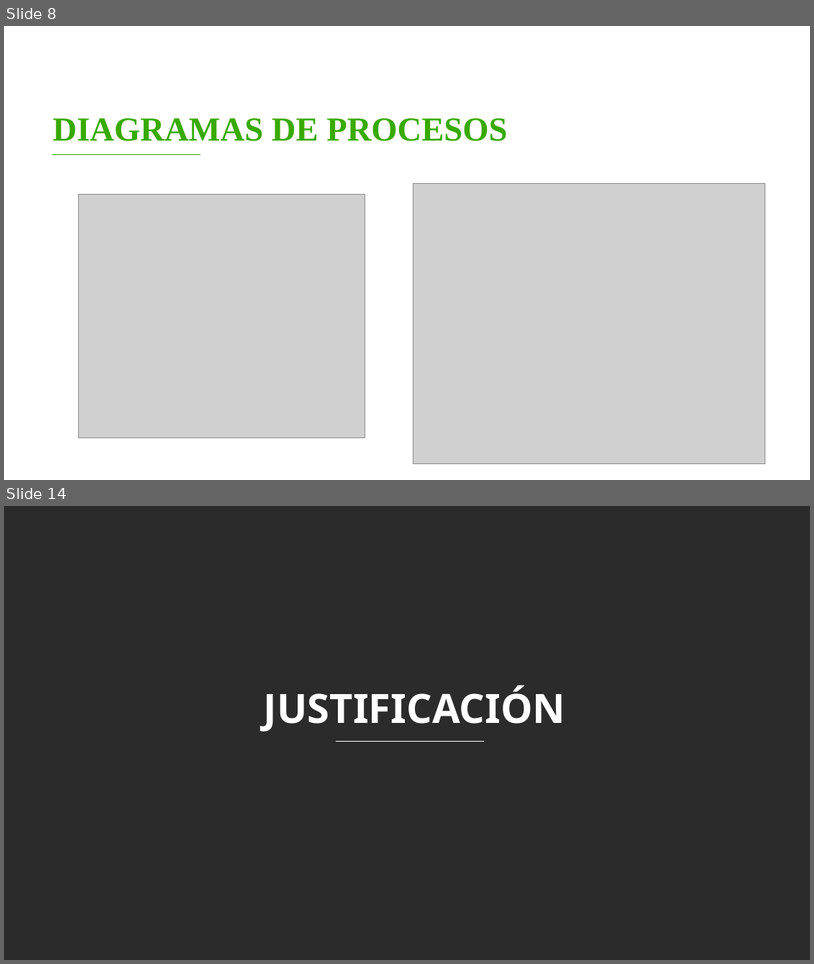
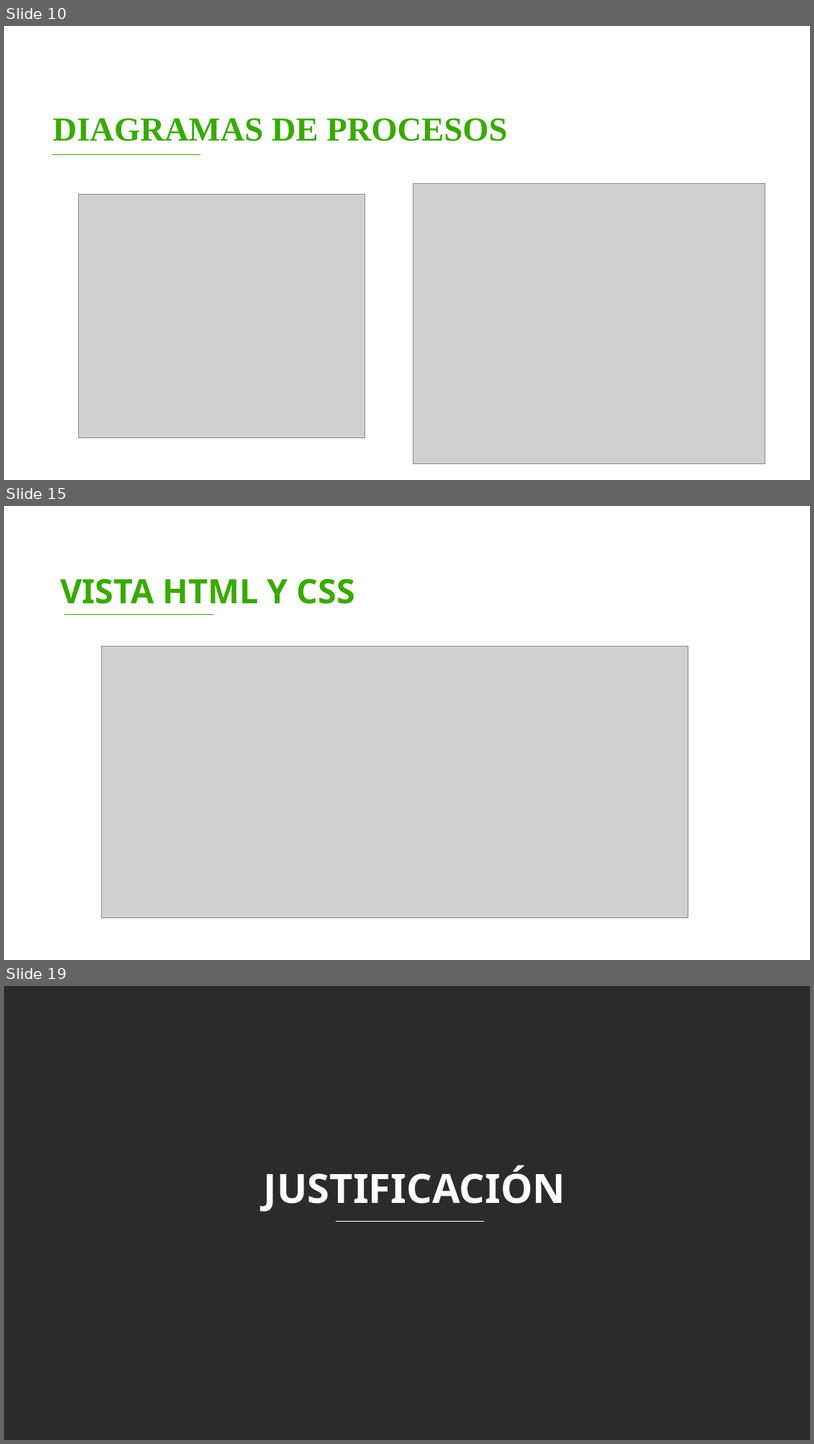
Before and after one commit to FidelSmoke/Practicas, a slide deck: DOCUMENTACION DE MASTER BARBER/ENTREGABLES 3/Entregables Proyecto B.pptx. Shown one above the other, each under a label of ours: slides 8 and 14 before the commit, slides 10, 15 and 19 after it; the slides between them are not shown. The pictures are 814x964 and 814x1444 pixels, drawn with LibreOffice and Linux fonts; fonts in the diff are those of the drawing; grey boxes stand for pictures; background and template pictures are left out; a plain dark background stands for a picture behind light text. Boxes give left, top, right and bottom in pixels: in the first picture for what was removed or moved away, otherwise in the second. Text is boxed around its words. In the diff, an @@ line names an element or a change of style, - is before the commit and + after.

```diff
--- a/DOCUMENTACION DE MASTER BARBER/ENTREGABLES 3/Entregables Proyecto B.pptx
+++ b/DOCUMENTACION DE MASTER BARBER/ENTREGABLES 3/Entregables Proyecto B.pptx
@@ slide 15 added at box(4, 506, 810, 960), background picture (left out) @@
@@ text added at box(61, 579, 355, 604), 40 pt, text #38AA00, bold @@
+VISTA HTML Y CSS
@@ line added from (64, 614) to (214, 614), #38AA00 1 pt @@
@@ picture added at box(101, 646, 688, 918) @@
@@ what was slide 8 is now slide 10 @@
@@ what was slide 14 is now slide 19 @@
```
Also in this commit, not shown: 1 slide changed, 8 other slides added, 4 slides removed.
